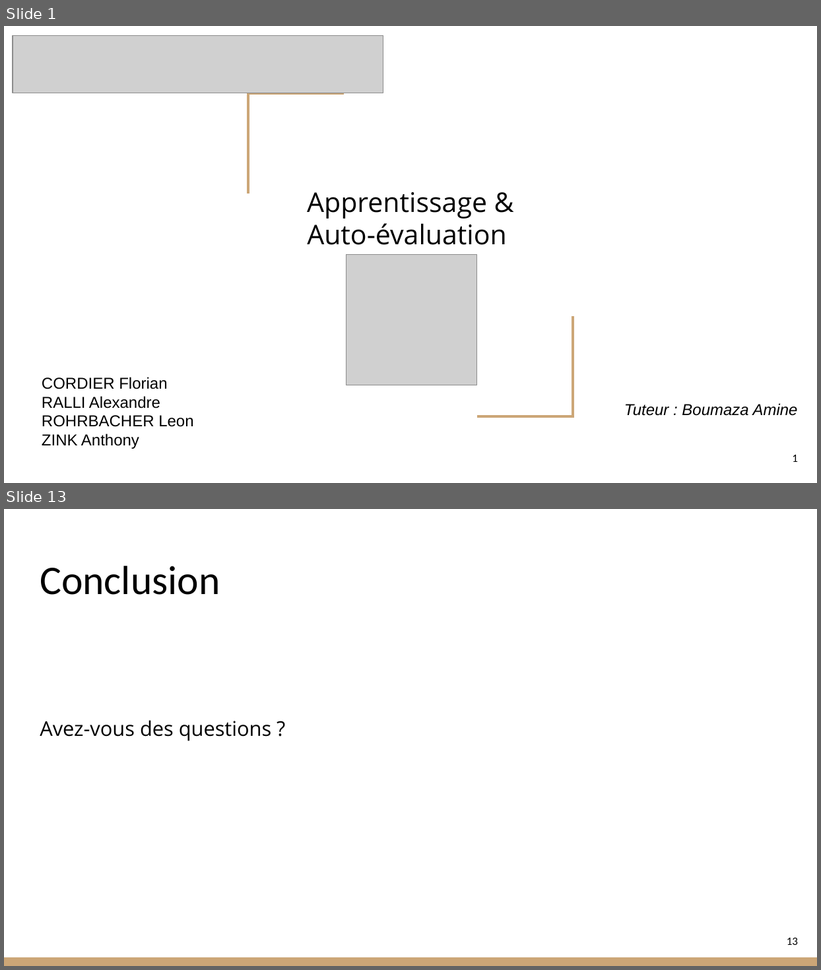
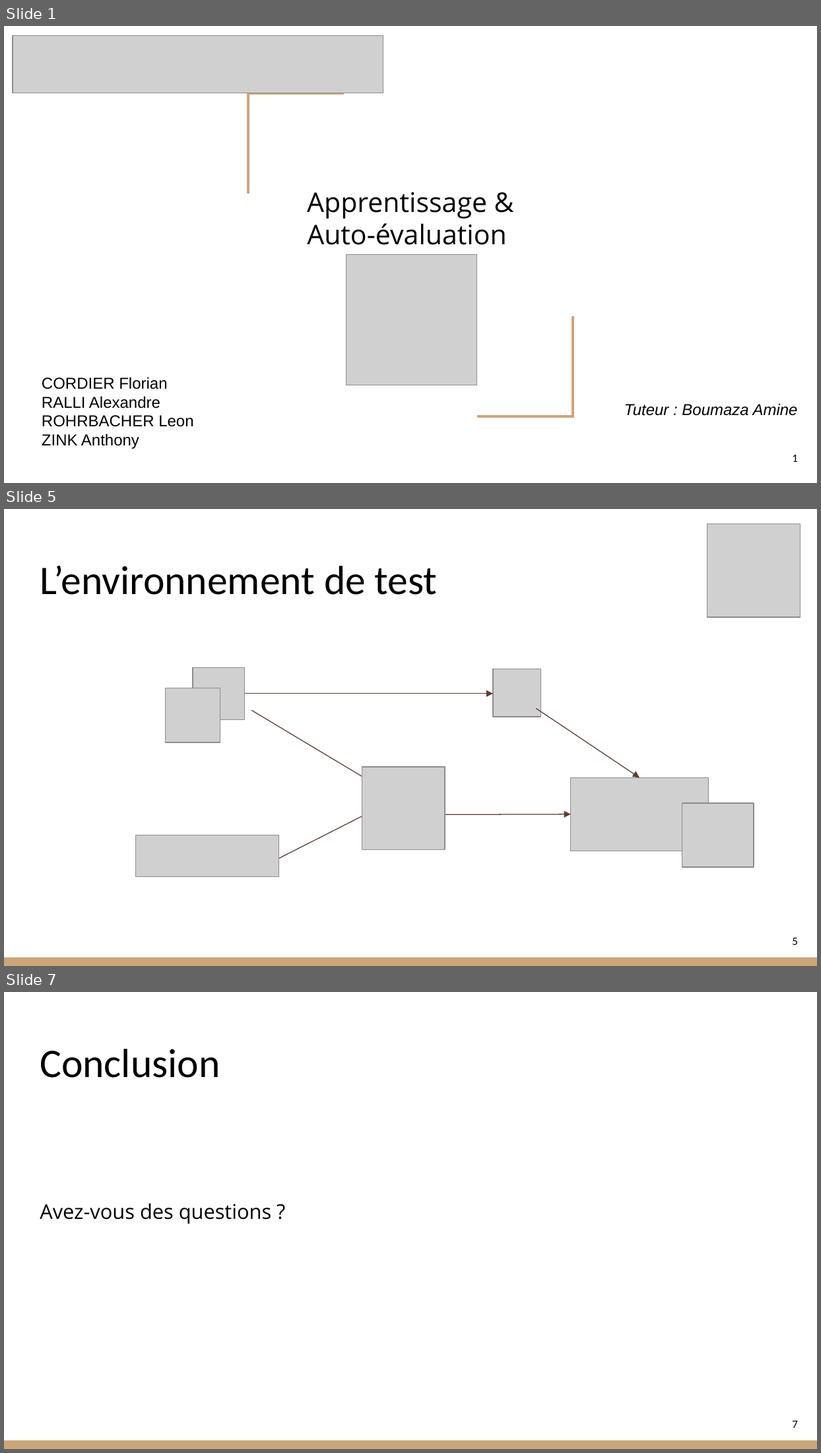
Before and after one commit to RohrbacherLeon/coditor, a slide deck: doc/Presentation_conception.pptx. Shown one above the other, each under a label of ours: slides 1 and 13 before the commit, slides 1, 5 and 7 after it; the slides between them are not shown. The pictures are 821x970 and 821x1453 pixels, drawn with LibreOffice and Linux fonts; fonts in the diff are those of the drawing; grey boxes stand for pictures. Boxes give left, top, right and bottom in pixels: in the first picture for what was removed or moved away, otherwise in the second. Text is boxed around its words. In the diff, an @@ line names an element or a change of style, - is before the commit and + after.

```diff
--- a/doc/Presentation_conception.pptx
+++ b/doc/Presentation_conception.pptx
@@ slide 5 added at (4,509,817,966), background #FFFFFF; not listed: 1 template element that a slide beside it also shows @@
@@ picture added at (708,524,801,617) @@
@@ title added at (40,566,438,595), 36 pt, text #000000 @@
+L’environnement de test
@@ picture added at (193,667,245,720) @@
@@ picture added at (494,669,541,717) @@
@@ picture added at (165,688,219,743) @@
@@ arrow added from (245, 694) to (494, 694), #5C3E35 0.75 pt @@
@@ arrow added from (252, 711) to (371, 782), #5C3E35 0.75 pt @@
@@ arrow added from (537, 708) to (640, 778), #5C3E35 0.75 pt @@
@@ picture added at (362,767,445,850) @@
@@ picture added at (571,778,708,852) @@
@@ picture added at (682,803,754,867) @@
@@ arrow added from (279, 859) to (371, 813), #5C3E35 0.75 pt @@
@@ arrow added from (436, 815) to (571, 815), #5C3E35 0.75 pt @@
@@ picture added at (136,835,279,877) @@
@@ page number added at (792,938,798,945), 10 pt, text #000000 @@
+5
@@ what was slide 13 is now slide 7 @@
@@ page number at (792,1421,798,1428): text changed @@
-13
+7
```
Also in this commit, not shown: 2 slides changed, 2 other slides added, 9 slides removed, 10 other files.
